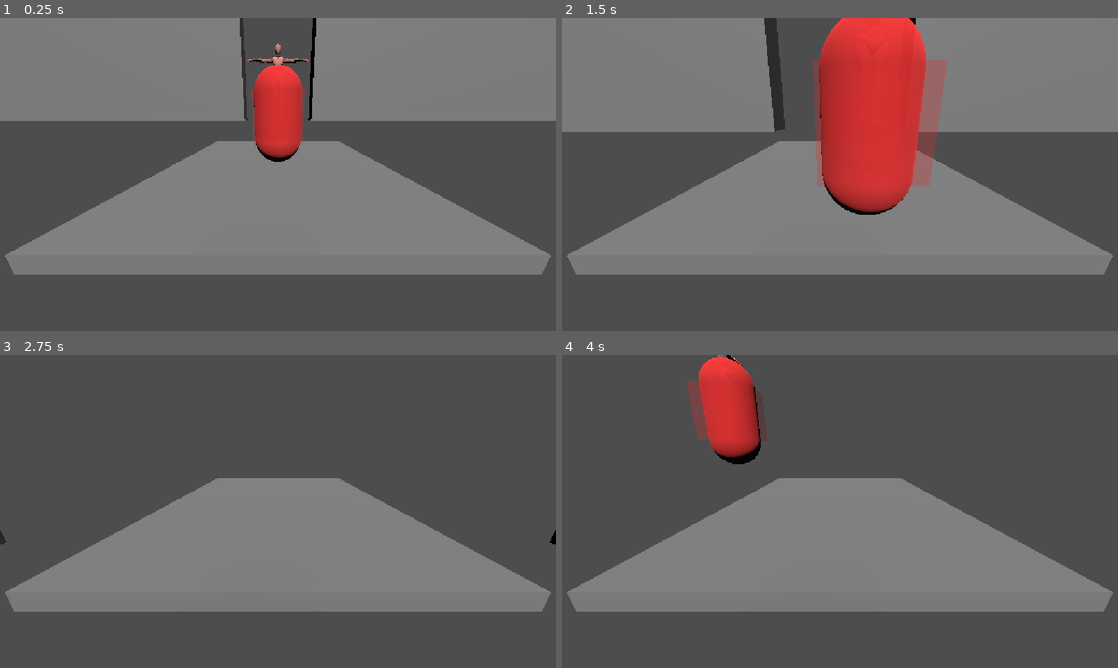
Above: before the commit, frames 1-4 (two rows, left to right).
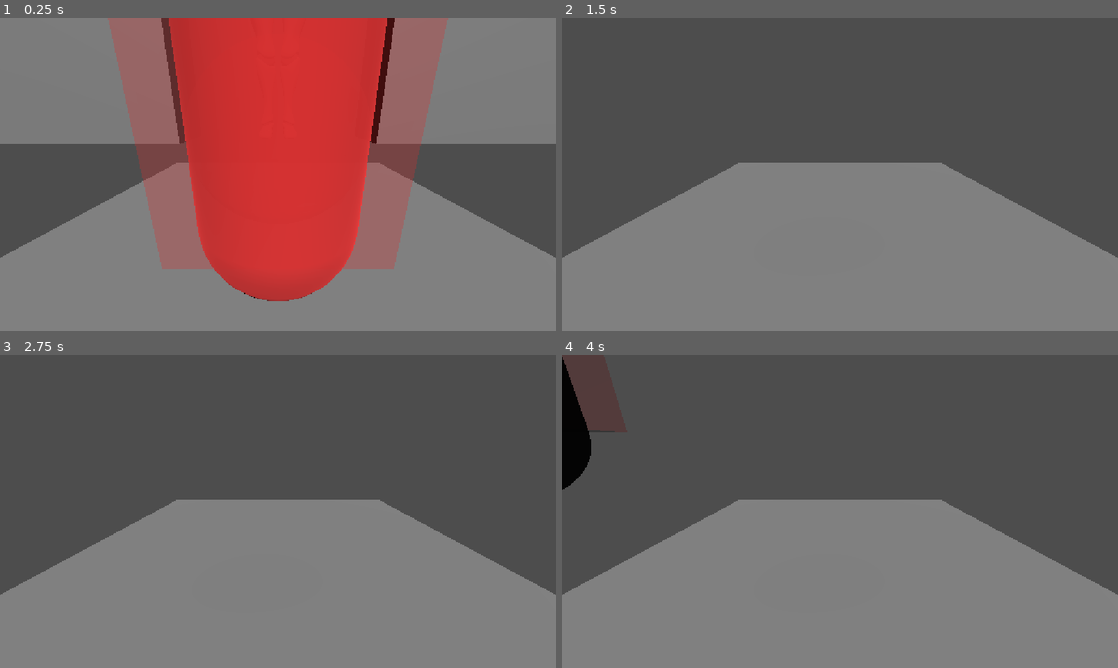
Above: after the commit, the same moments.

Repository: Ayoub-Ben-Yedder/ArtCade3.0
Game: Godot game, scene res://main.tscn
The game is run twice, just before and just after one commit, with the same random seed, the same clock (stepped at 60 frames per second) and the same inputs.
Inputs:
- Up to frame 1 (0.25 s): no input
- Up to frame 2 (1.5 s): tap Enter (ui_accept) at 0.5, 0.77 s; hold Right (ui_right) 0.53-1.28 s; hold Down (ui_down) from 1.28 s (still down)
- Up to frame 3 (2.75 s): tap Enter (ui_accept) at 1.52 s; release Down (ui_down) at 2.03 s; hold Right (ui_right) from 2.03 s (still down)
- Up to frame 4 (4 s): release Right (ui_right) at 2.78 s; hold Up (ui_up) 2.78-3.53 s; tap Enter (ui_accept) at 3.02, 3.5, 3.77 s; hold Left (ui_left) from 3.53 s (still down)

The runs differ from the first frame. In frame 1, 62% of the frame differs, in the area x 0-100%, y 0-100%; in frame 2, 58%; in frame 3, 20%; in frame 4, 25%.

Commit message:
torso and head works

Diff:
--- a/main.tscn
+++ b/main.tscn
@@ -10,7 +10,7 @@
 [node name="Main" type="Node3D" unique_id=1151361475]
 
 [node name="Camera3D" type="Camera3D" parent="." unique_id=797774730]
-transform = Transform3D(1, 0, 0, 0, 0.9518514, 0.30655974, 0, -0.30655974, 0.9518514, 0, 0.27159107, 4.6011133)
+transform = Transform3D(1, 0, 0, 0, 0.9518514, 0.30655974, 0, -0.30655974, 0.9518514, 0, 0.27159107, 1.2123265)
 
 [node name="Player" type="CharacterBody3D" parent="." unique_id=238330554]
 script = ExtResource("1_0xm2m")
--- a/pose_receiver.gd
+++ b/pose_receiver.gd
@@ -4,6 +4,8 @@
 var pose := {}
 var skel: Skeleton3D
 var smooth_dirs := {}
+var smooth_rots := {}
+@export var head_trim := 0.25
 @export var body_scale := 1.0
 @export var arm_radius := 0.07
 @export var leg_radius := 0.09
@@ -114,6 +116,7 @@
 			pose = data
 	if skel == null or pose.is_empty():
 		return
+	_update_body()
 	for limb in LIMBS:
 		_aim(limb[0], limb[1], limb[2], limb[3])
 	_update_hitbox()
@@ -191,3 +194,66 @@
 		p["mesh"].radius = r
 		p["mesh"].height = r * 2.0
 	p["node"].transform = Transform3D(Basis.IDENTITY, _p("nose") + Vector3(0, 0.1, 0))
+
+func _to_skel(v: Vector3) -> Vector3:
+	var w: Vector3 = get_parent().global_basis * v
+	return skel.global_basis.orthonormalized().inverse() * w
+
+func _rest_pos(short_name: String) -> Vector3:
+	return skel.get_bone_global_rest(_bone(short_name)).origin
+
+func _frame(side: Vector3, up: Vector3) -> Basis:
+	var s := side.normalized()
+	var u := (up - s * up.dot(s)).normalized()
+	return Basis(s, u, s.cross(u))
+
+func _rot_between(rest: Basis, target: Basis) -> Quaternion:
+	return (target * rest.inverse()).get_rotation_quaternion()
+
+func _smooth(key: String, q: Quaternion) -> Quaternion:
+	var prev: Quaternion = smooth_rots.get(key, q)
+	var out := prev.slerp(q, 0.3)
+	smooth_rots[key] = out
+	return out
+
+func _apply(bone_name: String, q: Quaternion):
+	var b := _bone(bone_name)
+	if b == -1:
+		push_error("Bone not found: " + bone_name)
+		return
+	var rest_b := skel.get_bone_global_rest(b)
+	var new_basis := Basis(q) * rest_b.basis.orthonormalized()
+	var parent_basis := Basis.IDENTITY
+	var parent := skel.get_bone_parent(b)
+	if parent != -1:
+		parent_basis = skel.get_bone_global_pose(parent).basis.orthonormalized()
+	var local := parent_basis.inverse() * new_basis
+	skel.set_bone_pose_rotation(b, local.get_rotation_quaternion())
+
+func _update_body():
+	var ls := _lm("l_shoulder")
+	var rs := _lm("r_shoulder")
+	var lh := _lm("l_hip")
+	var rh := _lm("r_hip")
+	var up_t := _to_skel((ls + rs) / 2.0 - (lh + rh) / 2.0)
+	var up_r := _rest_pos("Neck") - _rest_pos("Hips")
+
+	var pel_r := _frame(_rest_pos("LeftUpLeg") - _rest_pos("RightUpLeg"), up_r)
+	var che_r := _frame(_rest_pos("LeftArm") - _rest_pos("RightArm"), up_r)
+	var q_pel := _smooth("pel", _rot_between(pel_r, _frame(_to_skel(lh - rh), up_t)))
+	var q_che := _smooth("che", _rot_between(che_r, _frame(_to_skel(ls - rs), up_t)))
+	_apply("Hips", q_pel)
+	_apply("Spine", q_pel.slerp(q_che, 0.33))
+	_apply("Spine1", q_pel.slerp(q_che, 0.66))
+	_apply("Spine2", q_che)
+
+	if not pose.has("l_ear"):
+		return
+	var side_h := _to_skel(_lm("l_ear") - _lm("r_ear"))
+	var fwd_h := _to_skel(_lm("nose") - (_lm("l_ear") + _lm("r_ear")) / 2.0)
+	fwd_h += up_t.normalized() * fwd_h.length() * head_trim
+	var s := side_h.normalized()
+	var f := fwd_h - s * fwd_h.dot(s)
+	var q_head := _smooth("head", _rot_between(che_r, _frame(side_h, f.cross(s))))
+	_apply("Neck", q_che.slerp(q_head, 0.5))
+	_apply("Head", q_head)
Not shown, changed: pose_sender.py
